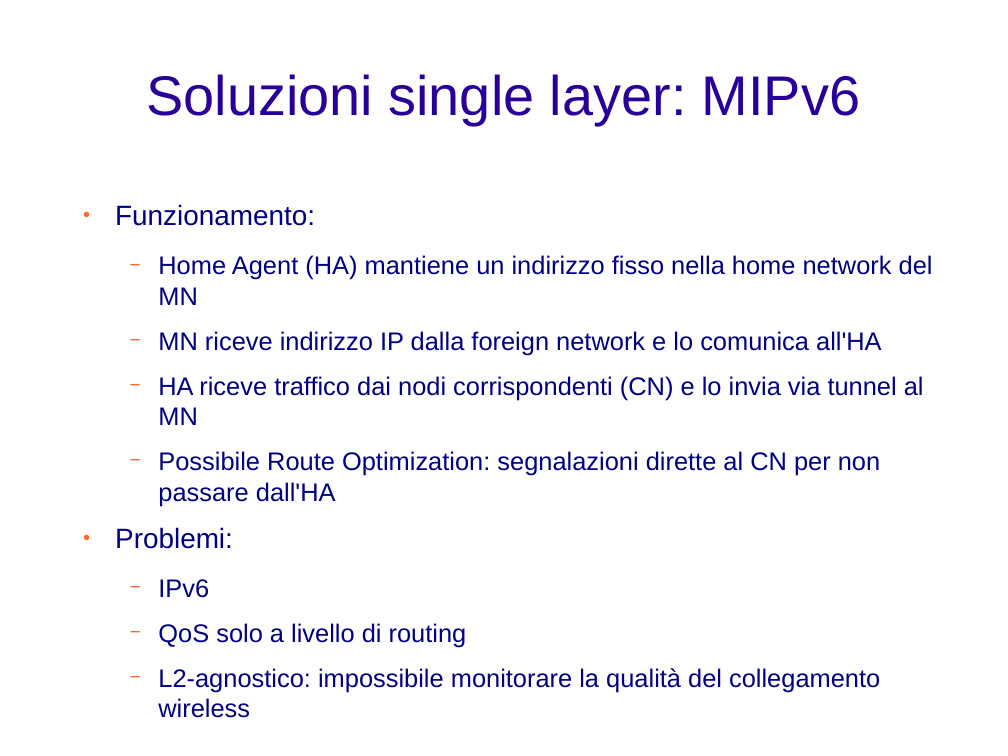
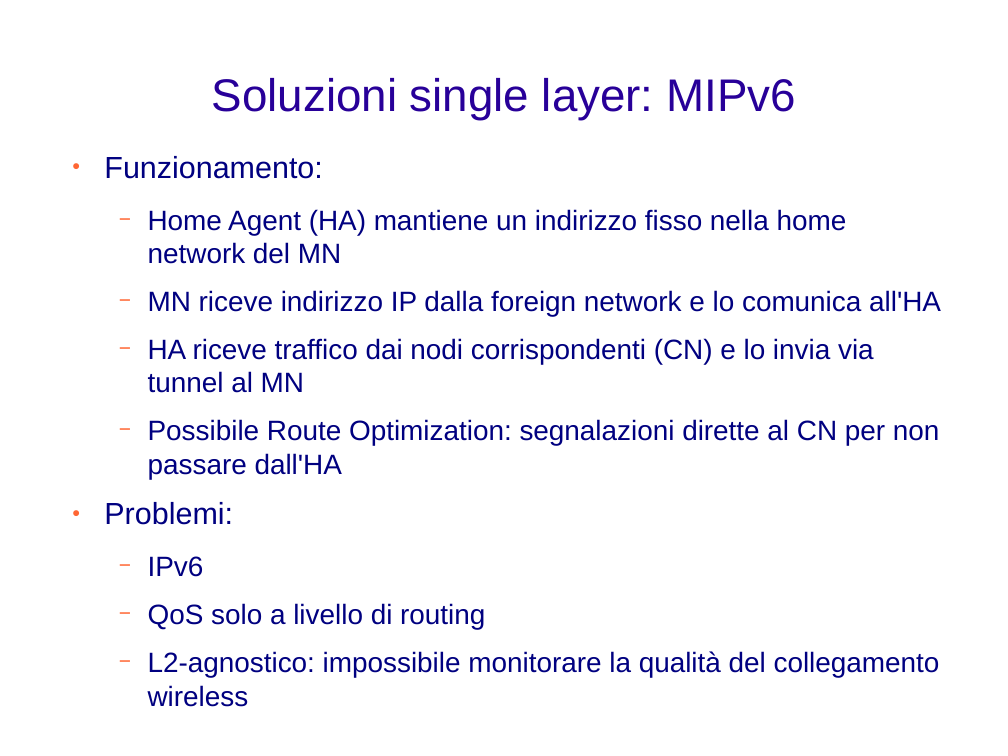
Before and after one commit to rjack/tesi-triennale, a slide deck: slide 4 of presentazione.odp. Drawn at 1008x756 pixels with LibreOffice and Linux fonts; fonts in the diff are those of the drawing; background and template pictures are left out. Boxes give left, top, right and bottom in pixels: in the first picture for what was removed or moved away, otherwise in the second. Text is boxed around its words. In the diff, an @@ line names an element or a change of style, - is before the commit and + after.

```diff
--- a/presentazione.odp
+++ b/presentazione.odp
@@ title "Soluzioni single layer: MIPv6" at <box>212,78,795,120</box>: size 44 to 36 pt @@
@@ text "Funzionamento:": place and size @@
-text "Funzionamento:" at <box>115,204,933,718</box>
+text "Funzionamento:" at <box>104,156,941,707</box>
@@ text "Funzionamento:" at <box>104,156,941,707</box>: size 22 to 24 pt in "Funzionamento:", "Problemi:"; size 20 to 22 pt @@
```
Also in this commit, not shown: 3 other slides changed, 3 slides added, 3 slides removed.
